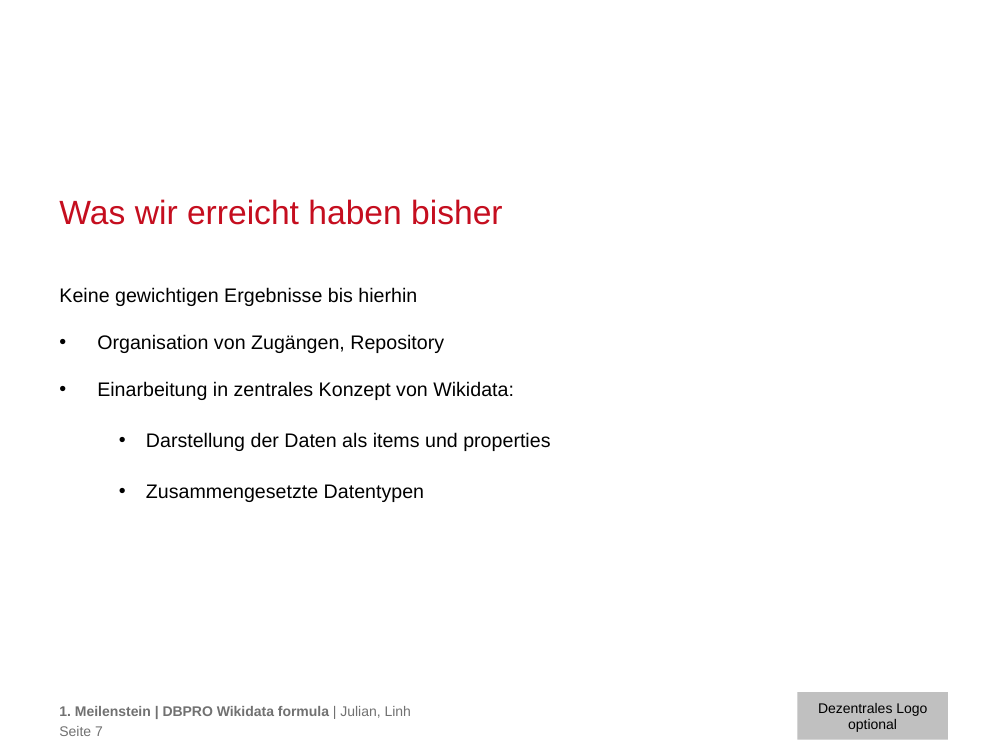
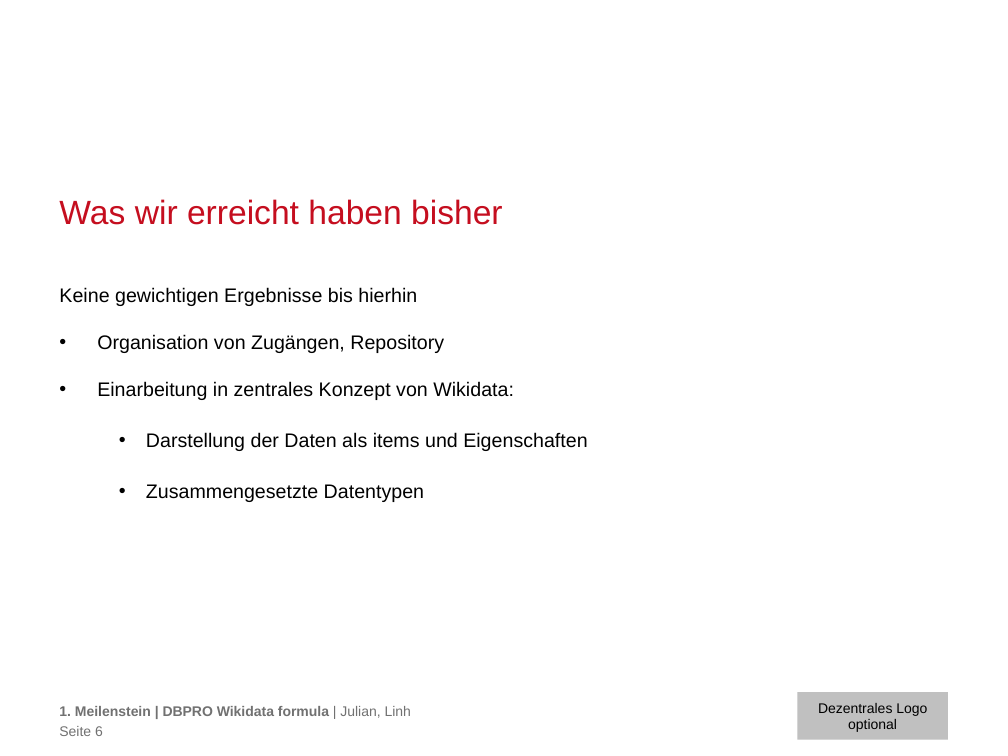
Before and after one commit to TU-Berlin/WikidataMath, a slide deck: slide 6 of docs/milestone presentations/1-presentation/1-complete.pptx (slide 7 before the commit). Drawn at 1008x756 pixels with LibreOffice and Linux fonts; fonts in the diff are those of the drawing; background and template pictures are left out. Boxes give left, top, right and bottom in pixels: in the first picture for what was removed or moved away, otherwise in the second. Text is boxed around its words. In the diff, an @@ line names an element or a change of style, - is before the commit and + after.

```diff
--- a/docs/milestone presentations/1-presentation/1-complete.pptx
+++ b/docs/milestone presentations/1-presentation/1-complete.pptx
@@ text at (x1=146, y1=432, x2=587, y2=451): text changed @@
-  • Darstellung der Daten als items und properties
+  • Darstellung der Daten als items und Eigenschaften
@@ page number at (x1=59, y1=726, x2=103, y2=736): text changed @@
-Seite 7
+Seite 6
```
Also in this commit, not shown: 3 other slides changed, 1 slide removed.
